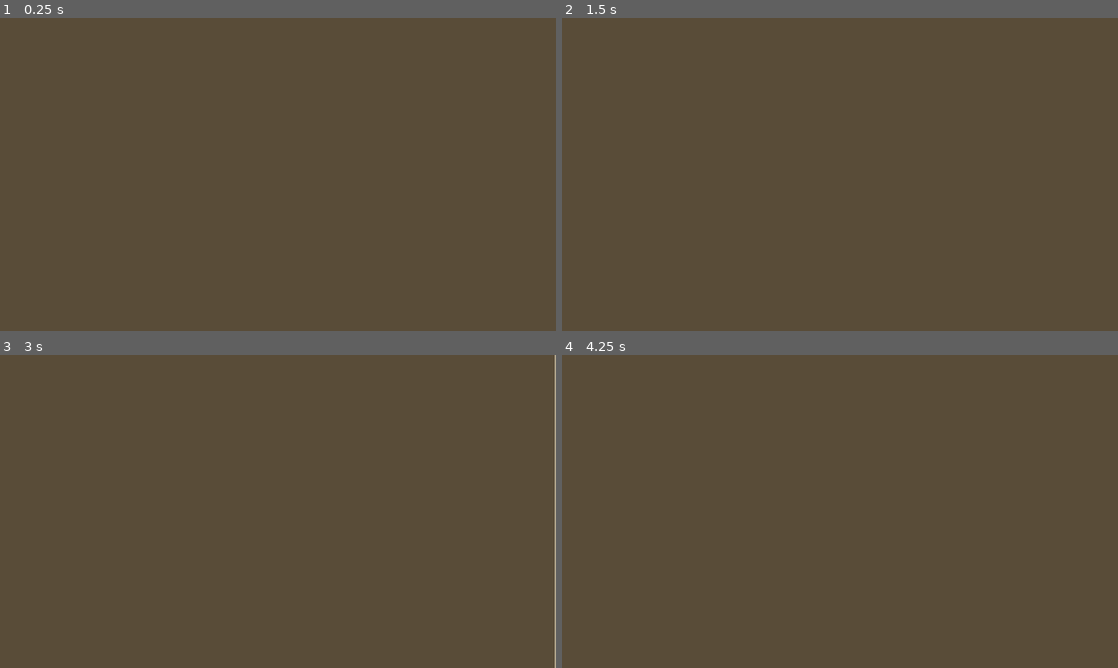
Above: before the commit, frames 1-4 (two rows, left to right).
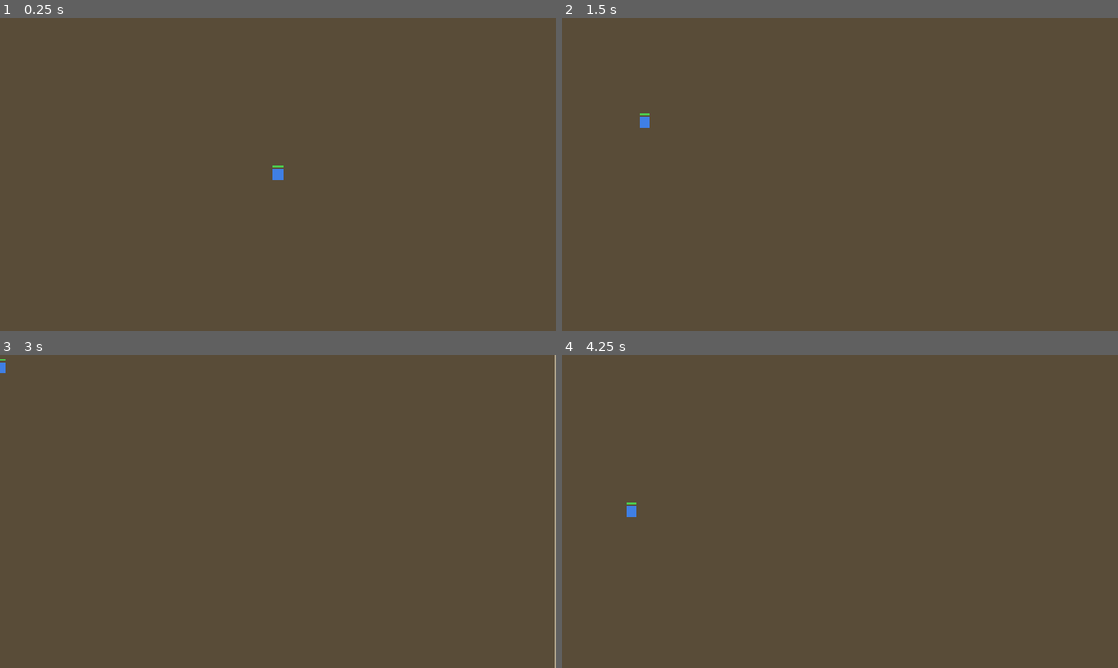
Above: after the commit, the same moments.

Repository: BeefSix/Carrion
Game: Godot game, scene res://scenes/Main.tscn
Two runs of this game, one before a commit and one after it. Both use one fixed random seed, a clock stepped at 60 frames per second and the inputs below.
Inputs (mouse positions are in pixels of both pictures, inside the frame that each line leads up to):
- Up to frame 1 (0.25 s): no input
- Up to frame 2 (1.5 s): tap Enter at 0.5 s; move the mouse to (962, 158) at 0.52 s; hold D 0.53-1.28 s; click (962, 158) at 0.67 s; move the mouse to (728, 190) at 1.27 s; hold S from 1.28 s (still down)
- Up to frame 3 (3 s): move the mouse to (333, 442) at 2.02 s; release S at 2.03 s; hold D 2.03-2.78 s; tap Space at 2.75 s; move the mouse to (250, 574) at 2.77 s; hold W from 2.78 s (still down); click (250, 574) at 2.92 s
- Up to frame 4 (4.25 s): tap Enter at 3.5 s; move the mouse to (1006, 558) at 3.52 s; release W at 3.53 s; hold A from 3.53 s (still down)

The runs differ from the first frame. In frame 1, less than 0.1% of the frame differs, in the area x 49-51%, y 47-52%; in frame 2, less than 0.1%; in frame 3, less than 0.1%; in frame 4, less than 0.1%.

Commit message:
W1S4: Unit base class with HP bar and faction enum
CharacterBody2D-derived base for every controllable unit and zombie. Exposes faction (MILITARY/TRIBAL/ZOMBIE/NEUTRAL), max_hp, body_color as @export so subtypes set them in the inspector instead of via code. HP bar drawn via _draw() rather than nested Control nodes — simpler hierarchy. One blue test unit (HP 60) placed at map center so the scene renders something inspectable on F5.

Co-Authored-By: Claude Opus 4.7 <noreply@anthropic.com>

Diff:
--- a/scenes/Main.tscn
+++ b/scenes/Main.tscn
@@ -1,6 +1,7 @@
-[gd_scene load_steps=2 format=3]
+[gd_scene load_steps=3 format=3]
 
 [ext_resource type="Script" path="res://scripts/RTSCamera.gd" id="1_camera"]
+[ext_resource type="PackedScene" path="res://scenes/units/Unit.tscn" id="2_unit"]
 
 [node name="Main" type="Node2D"]
 
@@ -20,3 +21,8 @@
 limit_right = 2560
 limit_bottom = 2560
 script = ExtResource("1_camera")
+
+[node name="TestUnit" parent="." instance=ExtResource("2_unit")]
+position = Vector2(1280, 1280)
+max_hp = 60
+body_color = Color(0.25, 0.5, 0.9, 1)
--- /dev/null
+++ b/scenes/units/Unit.tscn
@@ -0,0 +1,16 @@
+[gd_scene load_steps=3 format=3]
+
+[ext_resource type="Script" path="res://scripts/Unit.gd" id="1_unit"]
+
+[sub_resource type="RectangleShape2D" id="RectangleShape2D_unit"]
+size = Vector2(24, 24)
+
+[node name="Unit" type="CharacterBody2D"]
+script = ExtResource("1_unit")
+
+[node name="Body" type="Polygon2D" parent="."]
+color = Color(1, 1, 1, 1)
+polygon = PackedVector2Array(-12, -12, 12, -12, 12, 12, -12, 12)
+
+[node name="CollisionShape" type="CollisionShape2D" parent="."]
+shape = SubResource("RectangleShape2D_unit")
--- /dev/null
+++ b/scripts/Unit.gd
@@ -0,0 +1,38 @@
+class_name Unit
+extends CharacterBody2D
+
+enum Faction { MILITARY, TRIBAL, ZOMBIE, NEUTRAL }
+enum Command { IDLE, MOVE, ATTACK, GATHER }
+
+@export var faction: Faction = Faction.MILITARY
+@export var max_hp: int = 100
+@export var body_color: Color = Color.WHITE
+
+var current_hp: int
+var current_command: Command = Command.IDLE
+
+
+func _ready() -> void:
+	current_hp = max_hp
+	($Body as Polygon2D).color = body_color
+
+
+func take_damage(amount: int) -> void:
+	current_hp = max(0, current_hp - amount)
+	queue_redraw()
+	if current_hp == 0:
+		_die()
+
+
+func _die() -> void:
+	queue_free()
+
+
+func _draw() -> void:
+	var bar_width := 24.0
+	var bar_height := 4.0
+	var bar_y := -20.0
+	var x := -bar_width / 2.0
+	draw_rect(Rect2(x, bar_y, bar_width, bar_height), Color(0.15, 0.05, 0.05))
+	var fill_ratio: float = float(current_hp) / float(max_hp) if max_hp > 0 else 0.0
+	draw_rect(Rect2(x, bar_y, bar_width * fill_ratio, bar_height), Color(0.3, 0.8, 0.3))
